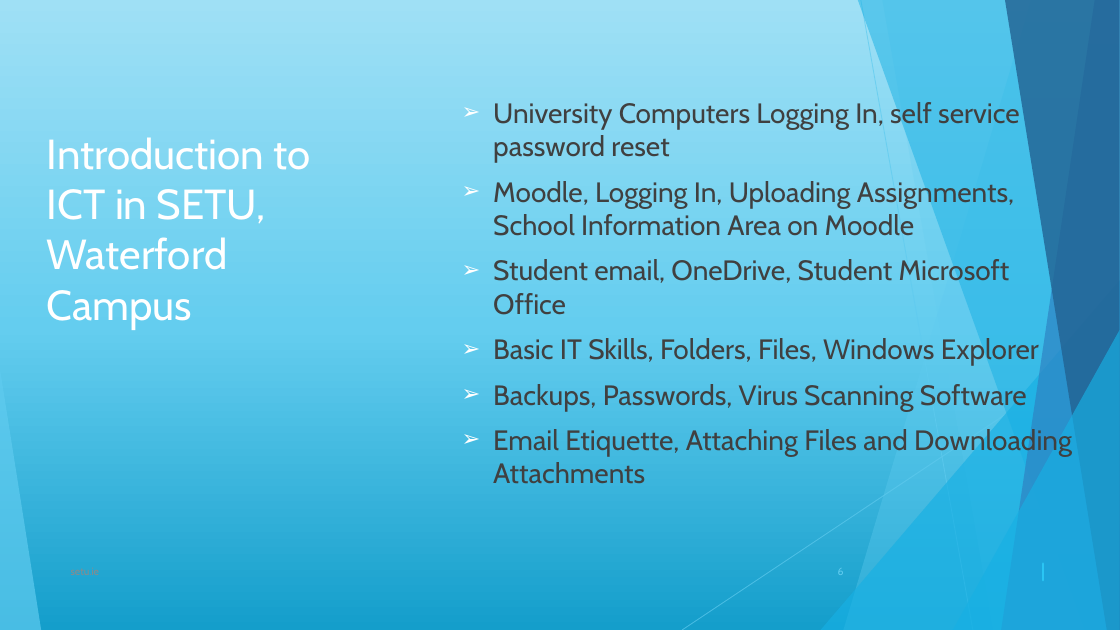
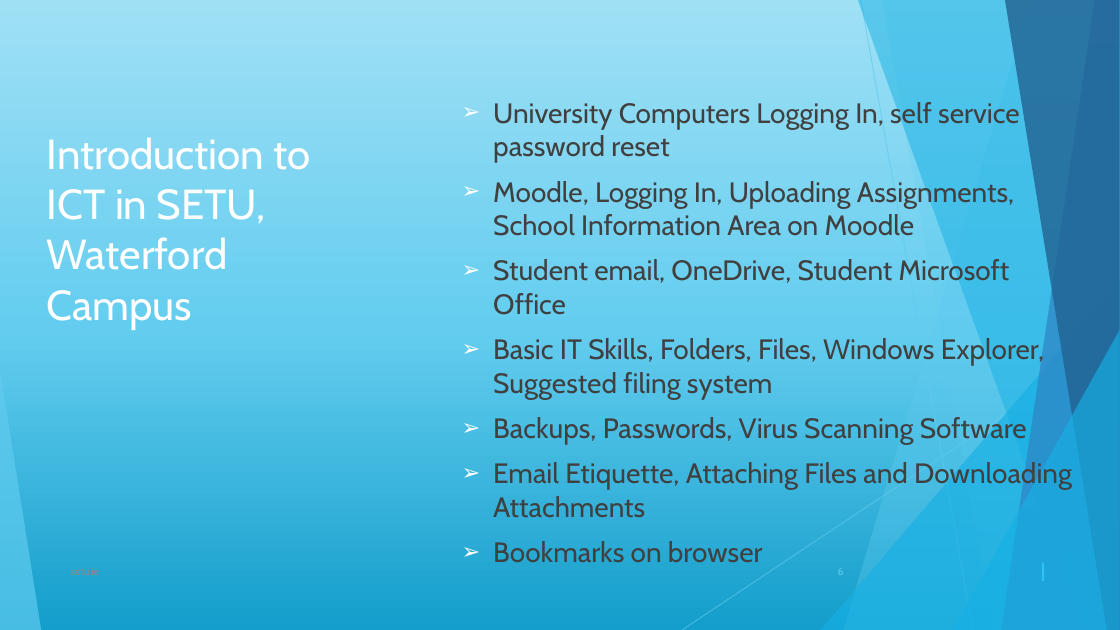
Before and after one commit to maireadmeagher/ICT-25, a slide deck: slide 6 of topic01-introduction-to-ICT/unit-1/talk-1/a-intro.pptx. Drawn at 1120x630 pixels with LibreOffice and Linux fonts; fonts in the diff are those of the drawing. Boxes give left, top, right and bottom in pixels: in the first picture for what was removed or moved away, otherwise in the second. Text is boxed around its words. In the diff, an @@ line names an element or a change of style, - is before the commit and + after.

```diff
--- a/topic01-introduction-to-ICT/unit-1/talk-1/a-intro.pptx
+++ b/topic01-introduction-to-ICT/unit-1/talk-1/a-intro.pptx
@@ text at (493, 99, 1072, 518): paragraph added @@
+  ➢ Bookmarks on browser
@@ text at (493, 338, 1044, 399): text changed @@
-  ➢ Basic IT Skills, Folders, Files, Windows Explorer
+  ➢ Basic IT Skills, Folders, Files, Windows Explorer, Suggested filing system
```
Also in this commit, not shown: 1 other slide changed, 52 other files.
